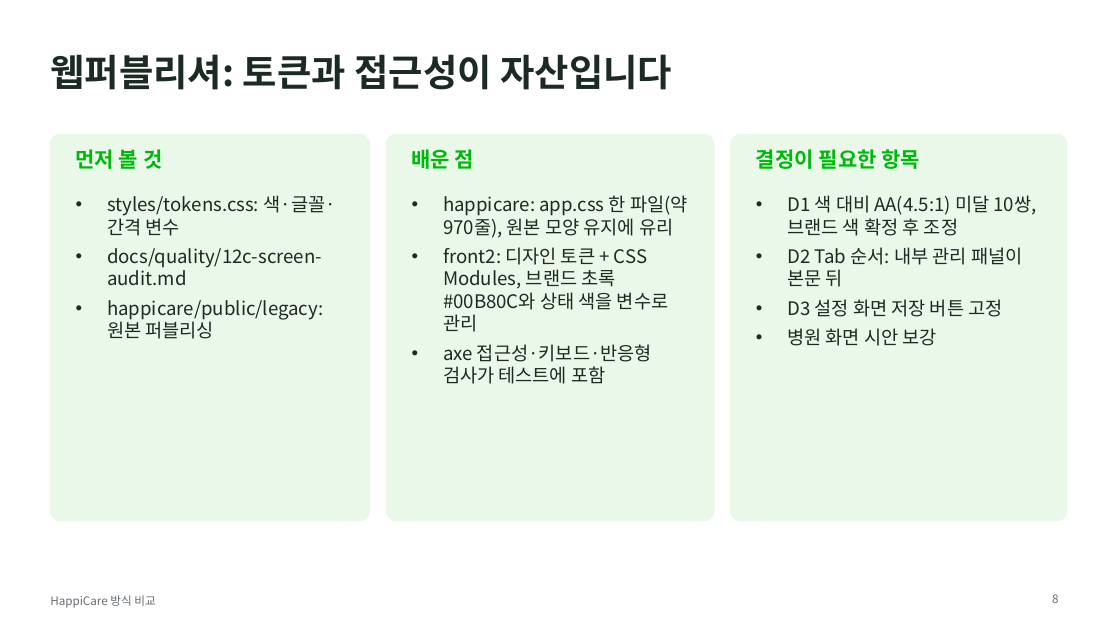
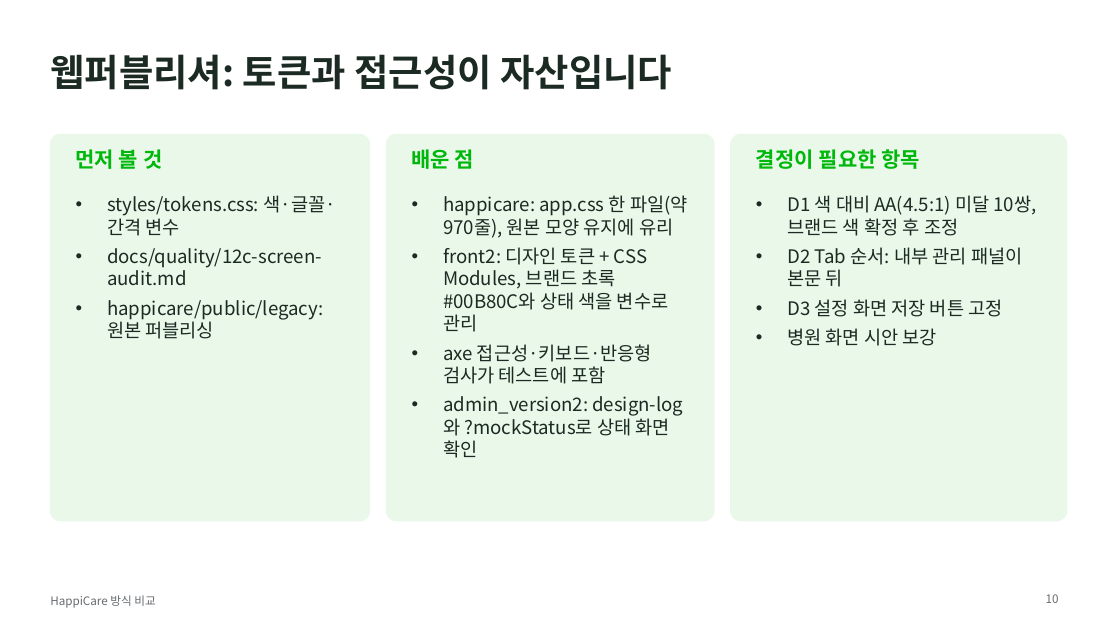
Before and after one commit to huynsolm/customer, a slide deck: slide 10 of happicare-presentation/HappiCare_방식비교_팀발표.pptx (slide 8 before the commit). Drawn at 1120x630 pixels with LibreOffice and Linux fonts; fonts in the diff are those of the drawing. Boxes give left, top, right and bottom in pixels: in the first picture for what was removed or moved away, otherwise in the second. Text is boxed around its words. In the diff, an @@ line names an element or a change of style, - is before the commit and + after.

```diff
--- a/happicare-presentation/HappiCare_방식비교_팀발표.pptx
+++ b/happicare-presentation/HappiCare_방식비교_팀발표.pptx
@@ text at [443,396,683,458]: paragraph added @@
+• admin_version2: design-log와 ?mockStatus로 상태 화면 확인
@@ page number at [1046,594,1059,603]: text changed @@
-8
+10
```
Also in this commit, not shown: 4 other slides changed, 2 slides added, 2 other files.
